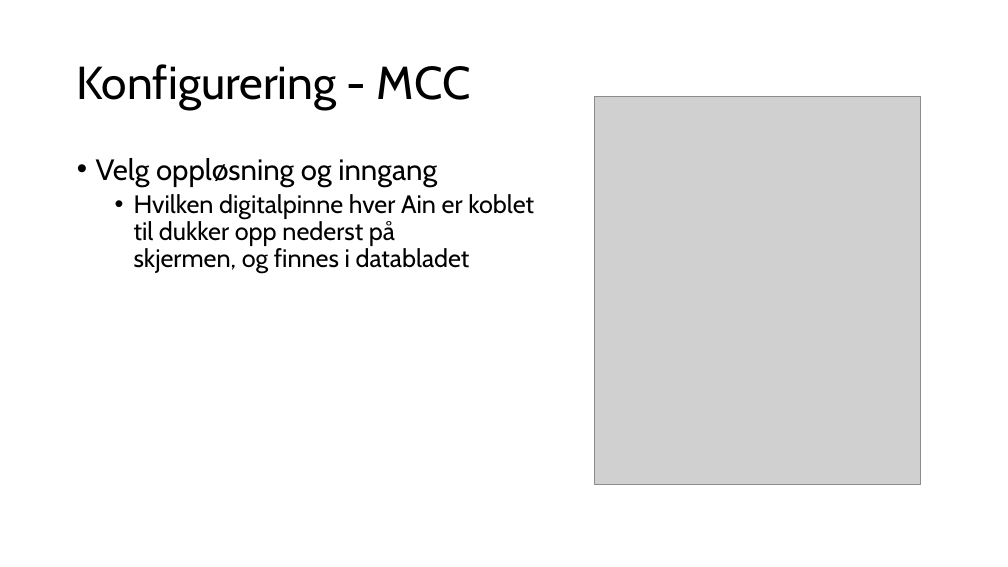
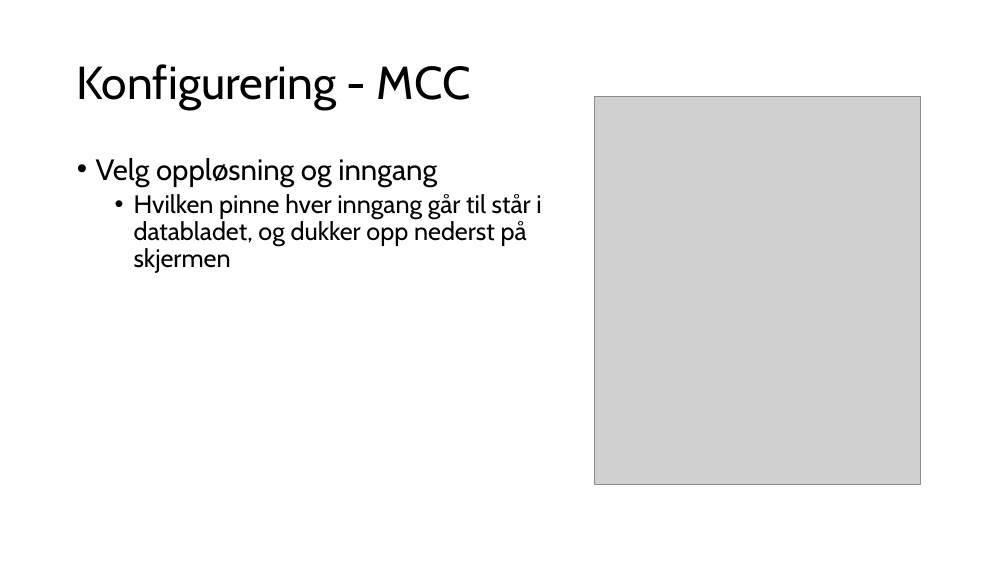
Before and after one commit to ElektraVerksted/AVR-kurs, a slide deck: slide 10 of Kursdag 2/Dag to.pptx (slide 11 before the commit). Drawn at 1008x567 pixels with LibreOffice and Linux fonts; fonts in the diff are those of the drawing; grey boxes stand for pictures. Boxes give left, top, right and bottom in pixels: in the first picture for what was removed or moved away, otherwise in the second. Text is boxed around its words. In the diff, an @@ line names an element or a change of style, - is before the commit and + after.

```diff
--- a/Kursdag 2/Dag to.pptx
+++ b/Kursdag 2/Dag to.pptx
@@ text at box(134, 194, 541, 273): text changed @@
-  • Hvilken digitalpinne hver Ain er koblet
-    til dukker opp nederst på
-    skjermen, og finnes i databladet
+  • Hvilken pinne hver inngang går til står i
+    databladet, og dukker opp nederst på
+    skjermen
```
Also in this commit, not shown: 6 other slides changed, 4 slides removed, 2 other files.
